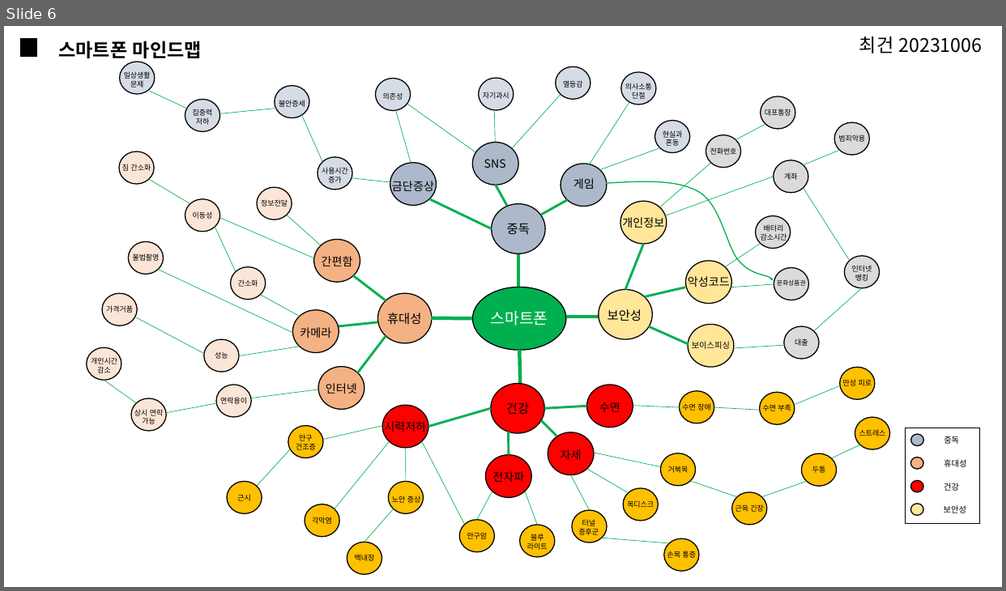
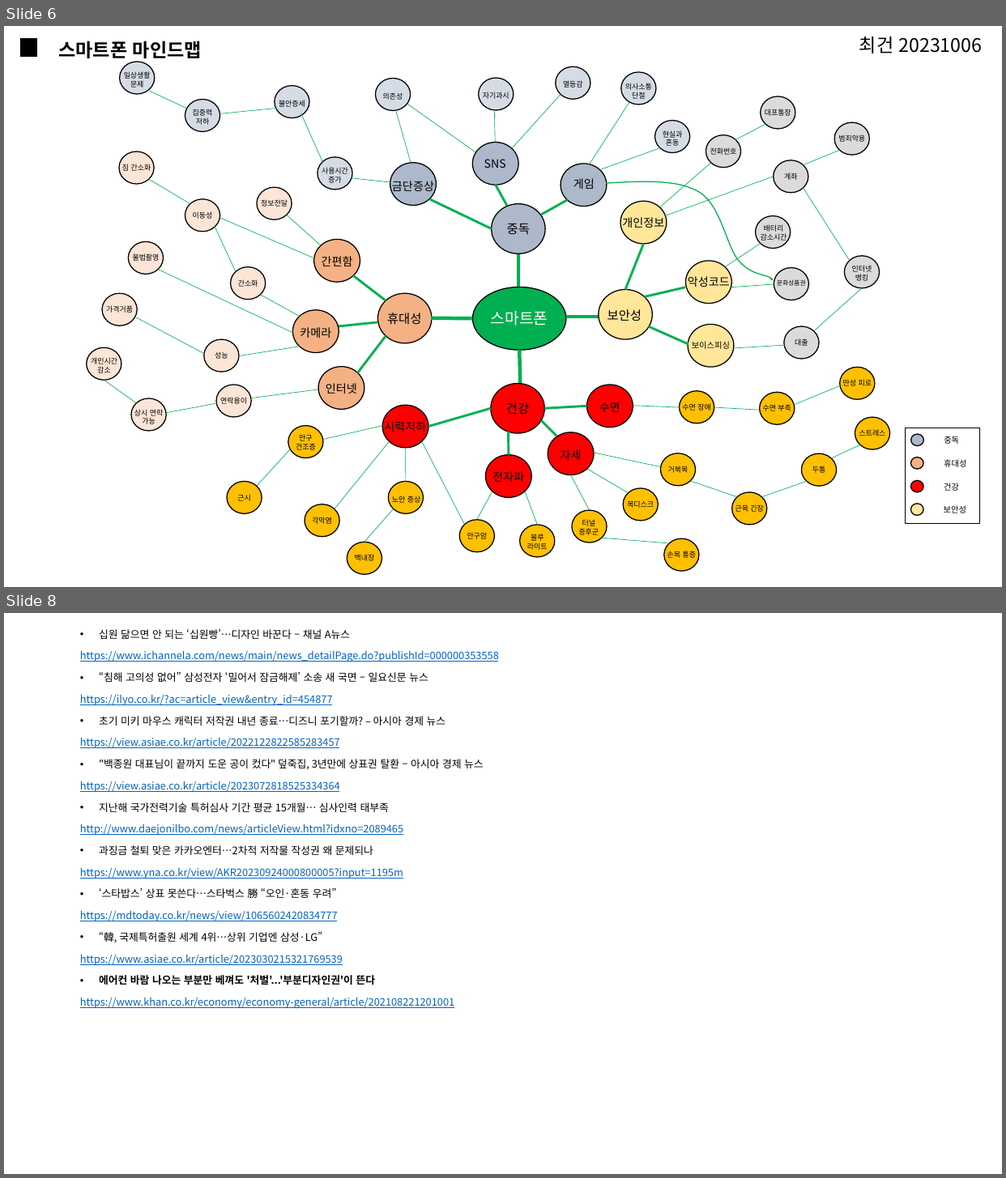
Before and after one commit to pigking51/maple, a slide deck: 디자인/최건_ppt.pptx. Shown one above the other, each under a label of ours: slide 6 before the commit, slides 6 and 8 after it; the slides between them are not shown. The pictures are 1006x591 and 1006x1178 pixels, drawn with LibreOffice and Linux fonts; fonts in the diff are those of the drawing. Boxes give left, top, right and bottom in pixels: in the first picture for what was removed or moved away, otherwise in the second. Text is boxed around its words. In the diff, an @@ line names an element or a change of style, - is before the commit and + after.

```diff
--- a/디자인/최건_ppt.pptx
+++ b/디자인/최건_ppt.pptx
@@ slide 8 added at box(4, 613, 1002, 1174), background #FFFFFF @@
@@ text added at box(80, 629, 499, 1009), 10 pt, text #0563C1, underline @@
+• 십원 닮으면 안 되는 ‘십원빵’…디자인 바꾼다 – 채널 A뉴스
+https://www.ichannela.com/news/main/news_detailPage.do?publishId=000000353558
+• “침해 고의성 없어” 삼성전자 ‘밀어서 잠금해제’ 소송 새 국면 – 일요신문 뉴스
+https://ilyo.co.kr/?ac=article_view&entry_id=454877
+• 초기 미키 마우스 캐릭터 저작권 내년 종료…디즈니 포기할까? – 아시아 경제 뉴스
+https://view.asiae.co.kr/article/2022122822585283457
+• "백종원 대표님이 끝까지 도운 공이 컸다" 덮죽집, 3년만에 상표권 탈환 – 아시아 경제 뉴스
+https://view.asiae.co.kr/article/2023072818525334364
+• 지난해 국가전력기술 특허심사 기간 평균 15개월… 심사인력 태부족
+http://www.daejonilbo.com/news/articleView.html?idxno=2089465
+• 과징금 철퇴 맞은 카카오엔터…2차적 저작물 작성권 왜 문제되나
+https://www.yna.co.kr/view/AKR20230924000800005?input=1195m
+• ‘스타밥스’ 상표 못쓴다…스타벅스 勝 “오인·혼동 우려”
+https://mdtoday.co.kr/news/view/1065602420834777
+• “韓, 국제특허출원 세계 4위…상위 기업엔 삼성·LG”
+https://www.asiae.co.kr/article/2023030215321769539
+• 에어컨 바람 나오는 부분만 베껴도 '처벌'...'부분디자인권'이 뜬다
+https://www.khan.co.kr/economy/economy-general/article/202108221201001
```
Also in this commit, not shown: 1 slide changed, 2 other slides added, 3 other files.
